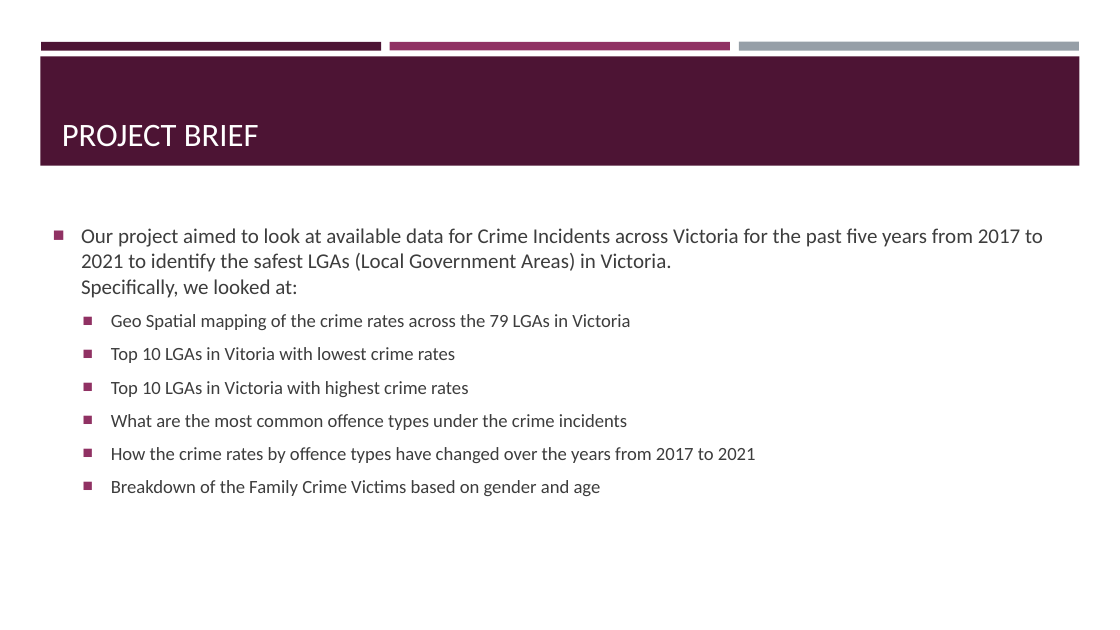
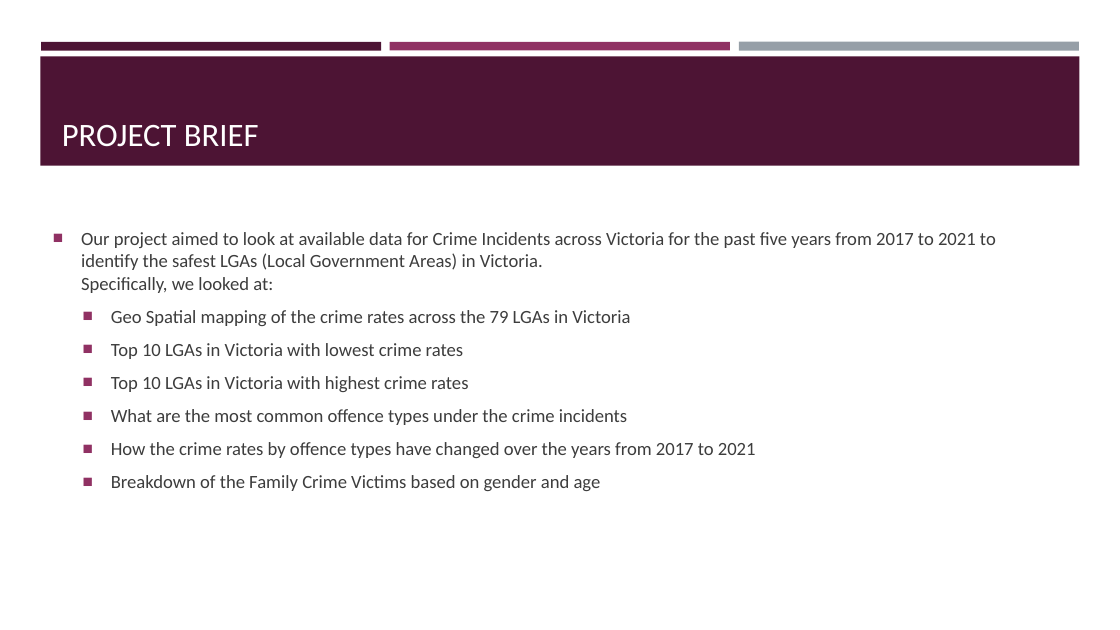
Before and after one commit to sherintm/crimedata-viz, a slide deck: slide 2 of Project 2 Presentation.pptx. Drawn at 1120x630 pixels with LibreOffice and Linux fonts; fonts in the diff are those of the drawing. Boxes give left, top, right and bottom in pixels: in the first picture for what was removed or moved away, otherwise in the second. Text is boxed around its words. In the diff, an @@ line names an element or a change of style, - is before the commit and + after.

```diff
--- a/Project 2 Presentation.pptx
+++ b/Project 2 Presentation.pptx
@@ text at [81, 232, 996, 293]: size 18 to 16 pt in "Our project aimed to look at available ..." @@
@@ text at [111, 343, 463, 359]: text changed @@
-  ■ Top 10 LGAs in Vitoria with lowest crime rates
+  ■ Top 10 LGAs in Victoria with lowest crime rates
```
Also in this commit, not shown: 8 other slides changed, 2 slides added, 3 slides removed.
